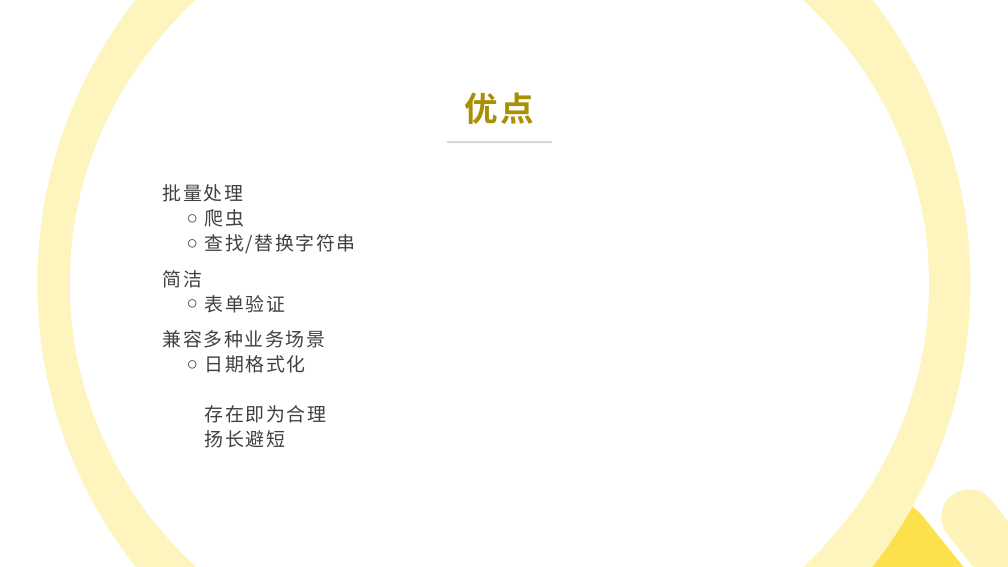
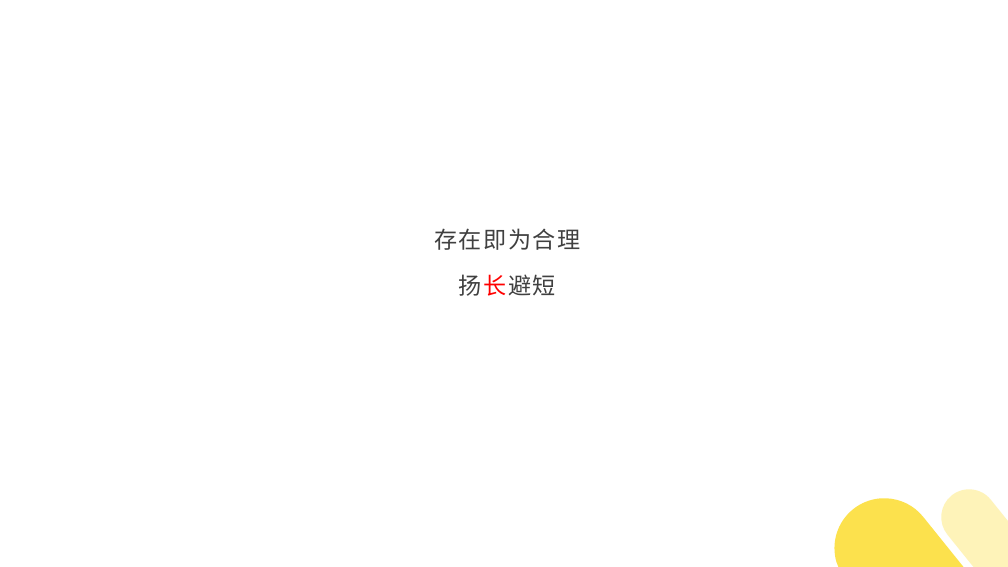
Before and after one commit to 382615666/note, a slide deck: slide 9 of 科普.pptx (slide 4 before the commit). Drawn at 1008x567 pixels with LibreOffice and Linux fonts; fonts in the diff are those of the drawing. Boxes give left, top, right and bottom in pixels: in the first picture for what was removed or moved away, otherwise in the second. Text is boxed around its words. In the diff, an @@ line names an element or a change of style, - is before the commit and + after.

```diff
--- a/科普.pptx
+++ b/科普.pptx
@@ freeform shape removed at [38,0,971,567] @@
@@ freeform shape removed at [70,0,929,567] @@
@@ text removed at [464,92,534,124] @@
-优点
@@ rectangle removed at [447,141,552,144] @@
@@ text removed at [163,184,356,448] @@
-1. 批量处理
-  ○ 爬虫
-  ○ 查找/替换字符串
-2. 简洁
-  ○ 表单验证
-3. 兼容多种业务场景
-  ○ 日期格式化
-    存在即为合理
-    扬长避短
@@ text added at [434,228,580,296], 22 pt, text #404040 @@
+存在即为合理
+扬长避短
```
Also in this commit, not shown: 11 other slides changed, 26 slides added, 6 slides removed, 2 other files.
